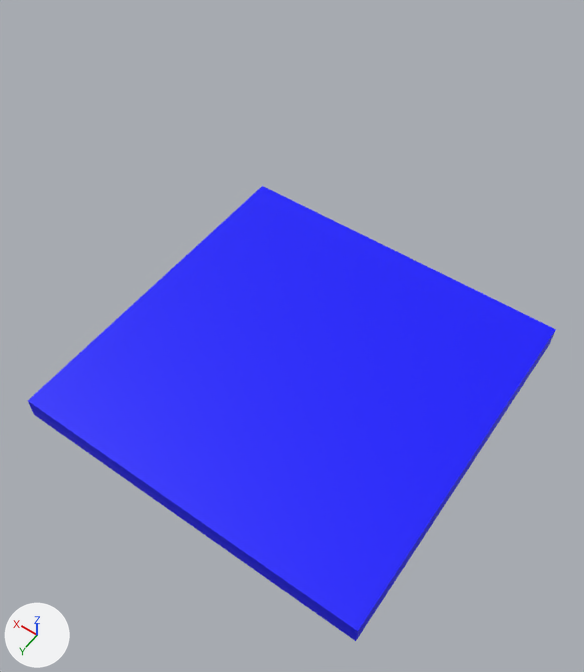
An edit to the glTF model assets/busto emilio.gltf, drawn before and after from the same camera.
One viewpoint serves both versions: a 50 mm camera at (-42.9, 62.4, 85.6) aimed at (-3.7, 7.5, -0.5). The axes (+X, +Y, +Z) are drawn at lower left. The lights are the same throughout. Where no turn or scale is listed for an object, it has been applied to the vertices.
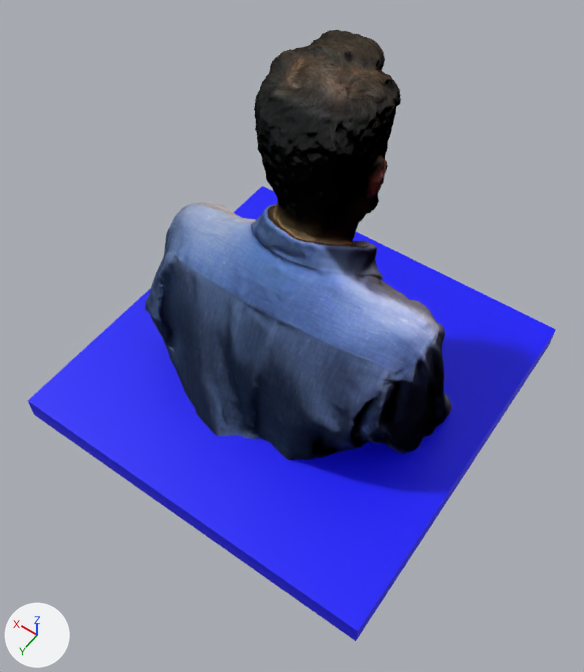
Where the change shows, as pixel boxes [x1, y1, x2, y2] in the pictures (584 x 672 px):
'object_1.004', added: after [144, 30, 452, 460]

What changed in the scene script:
```text
Add img_textured_0_uo1vyan3_copia:
    img_textured_0_uo1vyan3_copia = load_image('textured_0_uo1Vyan3 copia', 'textured_0_uo1Vyan3 copia.webp', 4096, 4096, 'sRGB')
Add mat_textured_0_003:
    mat_textured_0_003 = principled_material('textured_0.003')
    mat_textured_0_003.texture = img_textured_0_uo1vyan3_copia
    mat_textured_0_003.roughness = 0.947
Add me_object_1_005:
    me_object_1_005.from_pydata(...)  # 18506 vertices, 37008 faces; spans x -24.0..23.4, y -16.4..18.1, z -18.4..34.3
    me_object_1_005.materials.append(mat_textured_0_003)  # picture img_textured_0_uo1vyan3_copia
Add ob_object_1_004:
    ob_object_1_004 = bpy.data.objects.new('object_1.004', me_object_1_005)
    ob_object_1_004.location = (0.0, 0.0, 0.0)
```
